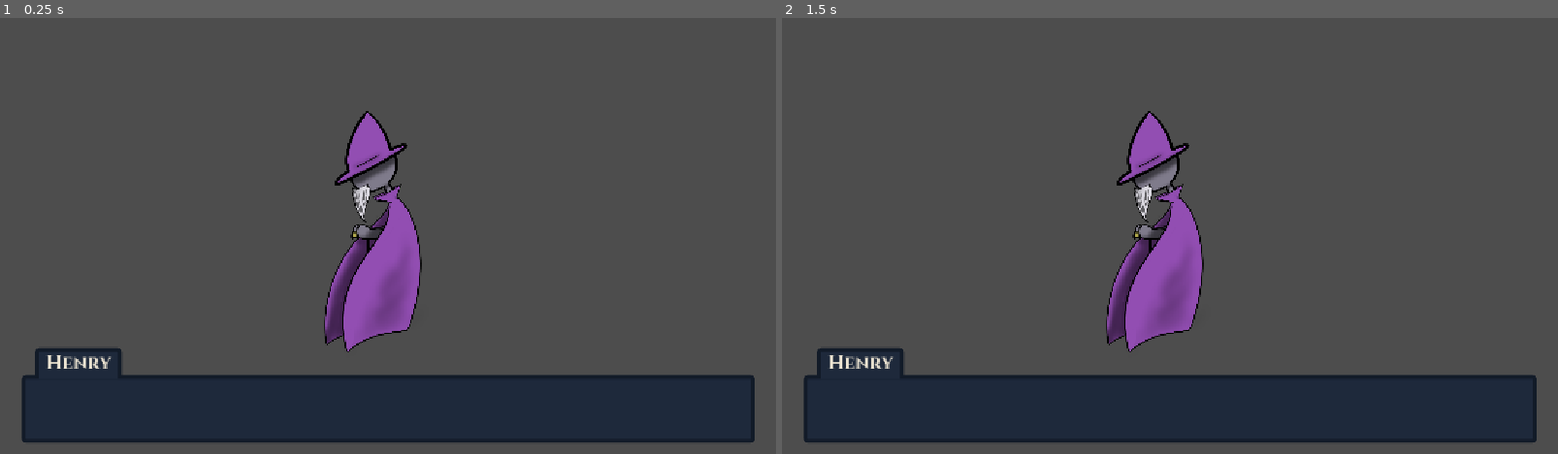
Above: before the commit, frames 1-2 (left to right).
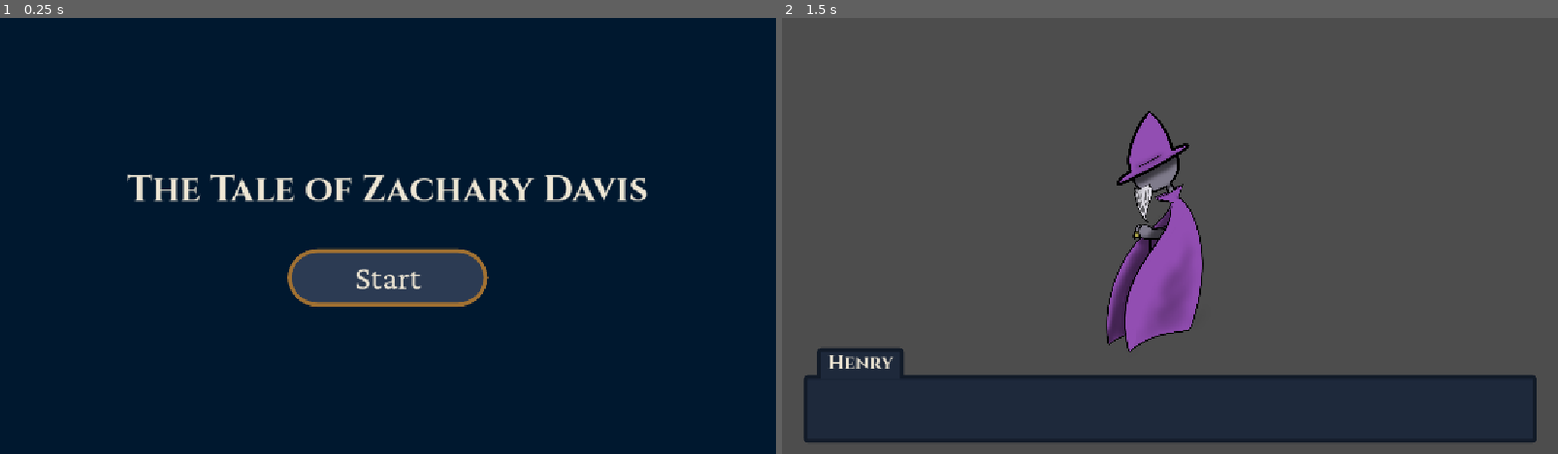
Above: after the commit, the same moments.

Repository: Juicy-J02/CYOA
Game: Godot game, scene res://Scenes/StartScreen.tscn
The game is run twice, just before and just after one commit, with the same random seed, the same clock (stepped at 60 frames per second) and the same inputs. Before the commit the project starts from res://Scenes/Main.tscn.
Inputs (mouse positions are in pixels of both pictures, inside the frame that each line leads up to):
- Up to frame 1 (0.25 s): no input
- Up to frame 2 (1.5 s): click (1170, 279) at 0.5 s, where only the run after the commit has a clickable "Start"; tap Enter at 1.25 s; move the mouse to (1340, 214) at 1.27 s; click (1340, 214) at 1.42 s

The runs differ from the first frame. In frame 1, 98% of the frame differs, in the area x 0-100%, y 0-100%; in frame 2, nothing differs.
Error before the commit: Invalid access to property or key 'zach0' on a base object of type 'Dictionary'. (res://Scripts/storyManager.gd:36)

Commit message:
Start button loads the story; guard and report missing story nodes

Diff:
--- a/Scenes/StartScreen.tscn
+++ b/Scenes/StartScreen.tscn
@@ -1,5 +1,6 @@
 [gd_scene format=3 uid="uid://b5imne3tmsc0e"]
 
+[ext_resource type="Script" uid="uid://cua8yi60dxo65" path="res://Scripts/startScreen.gd" id="1_0on6r"]
 [ext_resource type="FontFile" uid="uid://di66s0to2adxy" path="res://Fonts/Cinzel-Bold.ttf" id="1_ko4ly"]
 
 [sub_resource type="LabelSettings" id="LabelSettings_vau3p"]
@@ -14,6 +15,7 @@
 anchor_bottom = 1.0
 grow_horizontal = 2
 grow_vertical = 2
+script = ExtResource("1_0on6r")
 
 [node name="Background" type="ColorRect" parent="." unique_id=1529043717]
 layout_mode = 1
@@ -50,3 +52,5 @@
 theme_type_variation = &"MainMenuButton"
 theme_override_font_sizes/font_size = 50
 text = "Start"
+
+[connection signal="pressed" from="CenterContainer/VBoxContainer/ButtonContainer/StartButton" to="." method="_on_start_button_pressed"]
--- /dev/null
+++ b/Scripts/startScreen.gd
@@ -0,0 +1,4 @@
+extends Control
+
+func _on_start_button_pressed() -> void:
+	get_tree().change_scene_to_file("res://Scenes/Main.tscn")
--- a/Scripts/storyManager.gd
+++ b/Scripts/storyManager.gd
@@ -18,6 +18,7 @@
 	current_node_id = node_id
 
 	if not story_data.has(node_id):
+		push_error("Story node not found: " + node_id)
 		return
 
 	var node_data = story_data[node_id]
@@ -31,6 +32,8 @@
 
 func play_next_node():
 	if InputManager.input_blocked:
+		return
+	if not story_data.has(current_node_id):
 		return
 
 	var node_data = story_data[current_node_id]
--- a/project.godot
+++ b/project.godot
@@ -11,7 +11,7 @@
 [application]
 
 config/name="CYOA"
-run/main_scene="uid://831oivb2tcv0"
+run/main_scene="uid://b5imne3tmsc0e"
 config/features=PackedStringArray("4.7", "Mobile")
 config/icon="res://icon.svg"
 
Not shown, added: Scripts/startScreen.gd.uid
